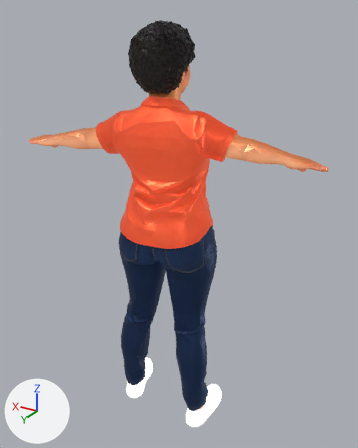
An edit to the glTF model app/public/models/marisol.glb, drawn before and after from the same camera.
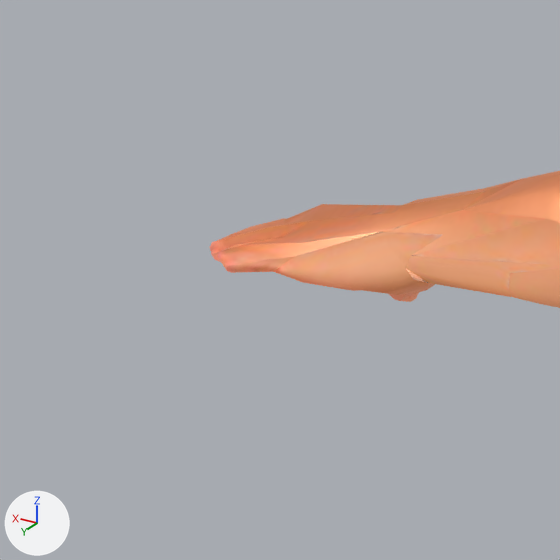
The first picture shows the older version from a 50 mm lens placed at (-1.013, 1.591, 1.73), pointed at (-0.029, -0.048, 0.911). The close-ups show the older and then the newer version on the part from 0% to 21% of the width and 24% to 41% of the height of that picture. Only the edits that show in the close-ups are written down. The axes (+X, +Y, +Z) are drawn at lower left. The lights are the same throughout. Where no turn or scale is listed for an object, it has been applied to the vertices. Vertices at exactly the same position are counted once.

Objects in the first close-up: 'char1'.
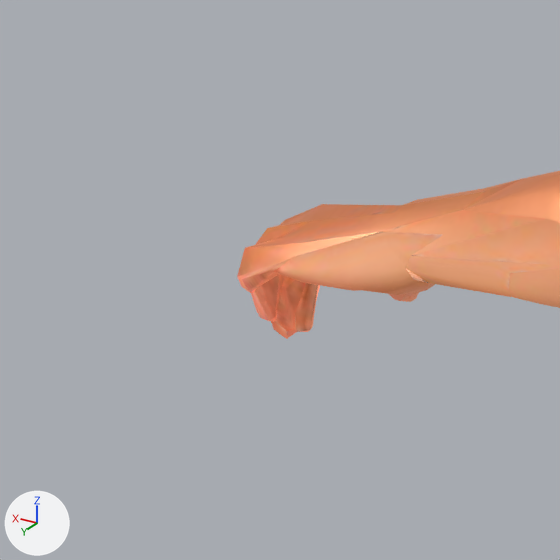
Changed parts and their boxes [x1, y1, x2, y2] in the close-ups (560 x 560 px; the box of a moved part takes in the faces that stretch with it):
'char1', reshaped
    before: [210, 171, 560, 308]
    after: [237, 171, 560, 339]
part 1 of me_char1, moved or reshaped
    before: [210, 218, 295, 273]
    after: [237, 223, 320, 339]

Edits to the bpy script that builds the scene:
```text
Change me_char1:
    used by ob_char1; location = (0.0, 0.0, 0.0)
    remove me_char1.from_pydata(...)  # 6254 vertices, 12503 faces; spans x -0.6..0.6, y -0.17..0.17, z 0.0..1.7
    add me_char1.from_pydata(...)  # 6254 vertices, 12503 faces; spans x -0.58..0.58, y -0.17..0.17, z 0.0..1.7
    me_char1 part 1: 44 of the vertices in x 0.56..0.6, y 0.11..0.16, z 1.21..1.24 are multiplied about their middle by the matrix ((0.092, -0.043, 0.82), (-0.183, 0.687, 0.043), (-1.182, -0.161, 0.746)), then moved by (-0.02, 0.0, -0.03)
    other edits to the shape of me_char1 do not show in these pictures
```
